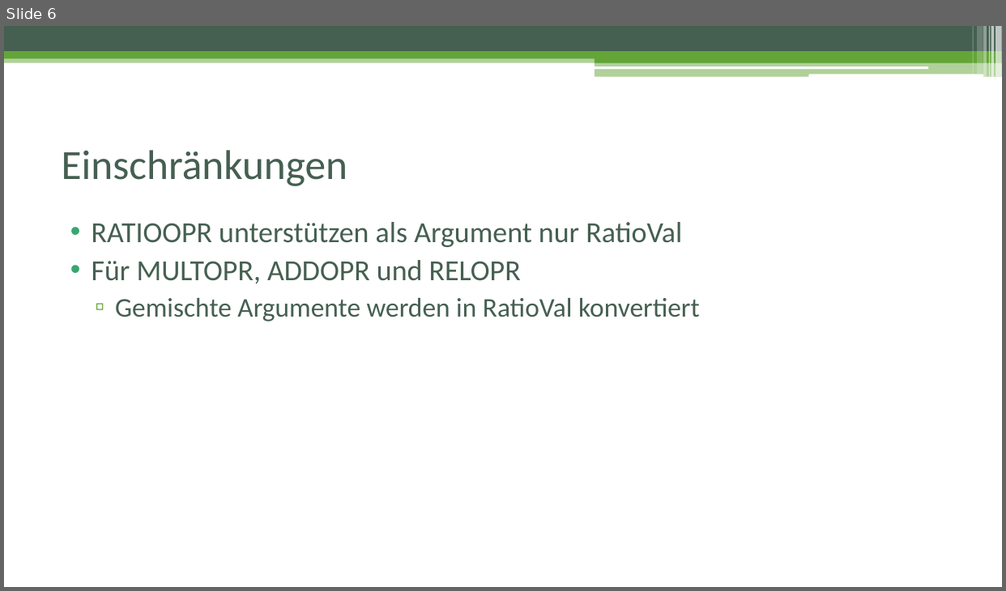
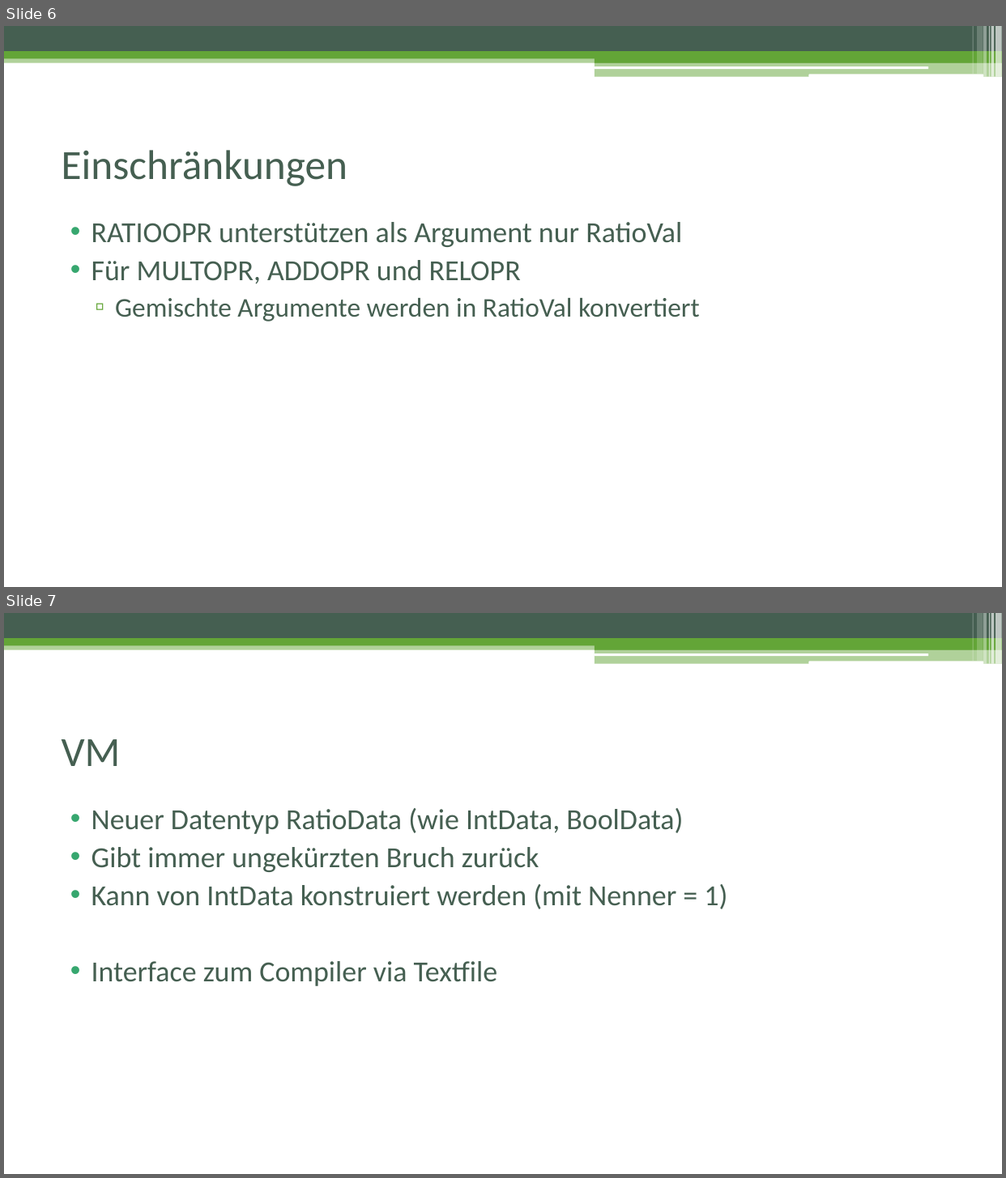
Before and after one commit to cguedel/fhnw-cpib, a slide deck: docs/Präsentation_Schlussbericht.pptx. Shown one above the other, each under a label of ours: slide 6 before the commit, slides 6 and 7 after it. The pictures are 1006x591 and 1006x1178 pixels, drawn with LibreOffice and Linux fonts; fonts in the diff are those of the drawing. Boxes give left, top, right and bottom in pixels: in the first picture for what was removed or moved away, otherwise in the second. Text is boxed around its words. In the diff, an @@ line names an element or a change of style, - is before the commit and + after.

```diff
--- a/docs/Präsentation_Schlussbericht.pptx
+++ b/docs/Präsentation_Schlussbericht.pptx
@@ slide 7 added at (4,613,1002,1174), background #FFFFFF; not listed: 13 template elements that a slide beside it also shows @@
@@ title added at (62,739,121,766), 40 pt, text #455F51 @@
+VM
@@ text added at (91,808,727,986), 28 pt, text #455F51 @@
+• Neuer Datentyp RatioData (wie IntData, BoolData)
+• Gibt immer ungekürzten Bruch zurück
+• Kann von IntData konstruiert werden (mit Nenner = 1)
+• Interface zum Compiler via Textfile
```
Also in this commit, not shown: 1 slide changed, 3 other slides added, 1 slide removed.
